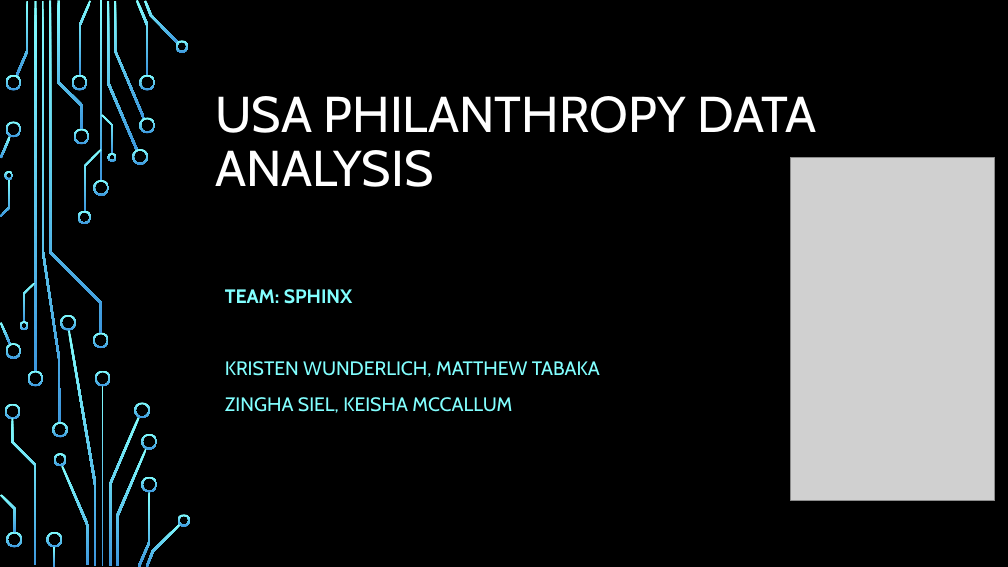
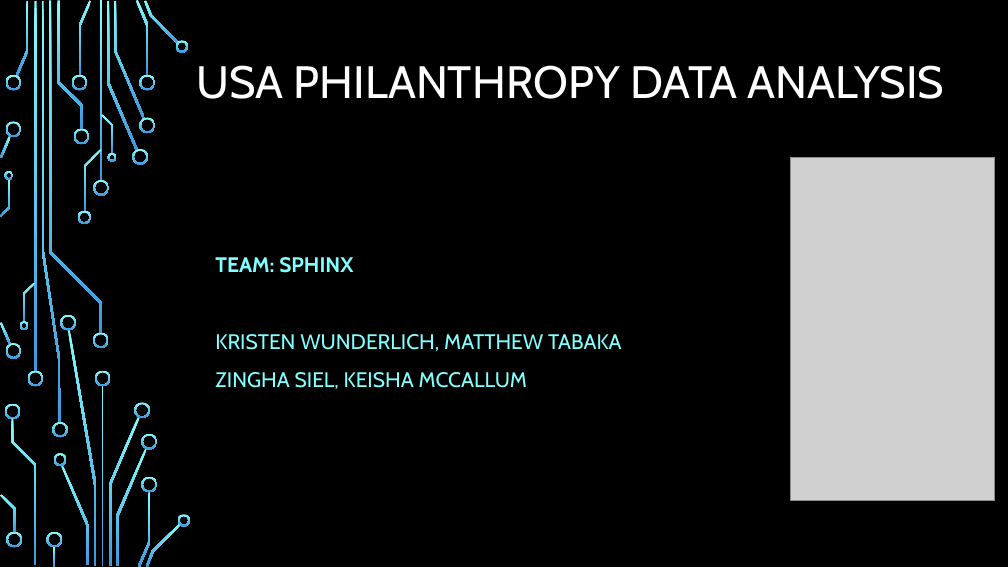
Before and after one commit to kjwunderlich/project-one---sphinx, a slide deck: slide 1 of Team_Sphinx_Presentation_20181011.pptx. Drawn at 1008x567 pixels with LibreOffice and Linux fonts; fonts in the diff are those of the drawing; grey boxes stand for pictures; background and template pictures are left out. Boxes give left, top, right and bottom in pixels: in the first picture for what was removed or moved away, otherwise in the second. Text is boxed around its words. In the diff, an @@ line names an element or a change of style, - is before the commit and + after.

```diff
--- a/Team_Sphinx_Presentation_20181011.pptx
+++ b/Team_Sphinx_Presentation_20181011.pptx
@@ title "USA PHILANTHROPY DATA ANALYSIS": place and size @@
-title "USA PHILANTHROPY DATA ANALYSIS" at (215, 96, 817, 187)
+title "USA PHILANTHROPY DATA ANALYSIS" at (196, 65, 944, 99)
@@ title "USA PHILANTHROPY DATA ANALYSIS" at (196, 65, 944, 99): size 48 to 43.2 pt @@
@@ subtitle "TEAM: SPHINX": place and size @@
-subtitle "TEAM: SPHINX" at (225, 289, 600, 413)
+subtitle "TEAM: SPHINX" at (215, 257, 622, 389)
@@ subtitle "TEAM: SPHINX" at (215, 257, 622, 389): size 18.5 to 20 pt @@
```
Also in this commit, not shown: 12 other slides changed.
